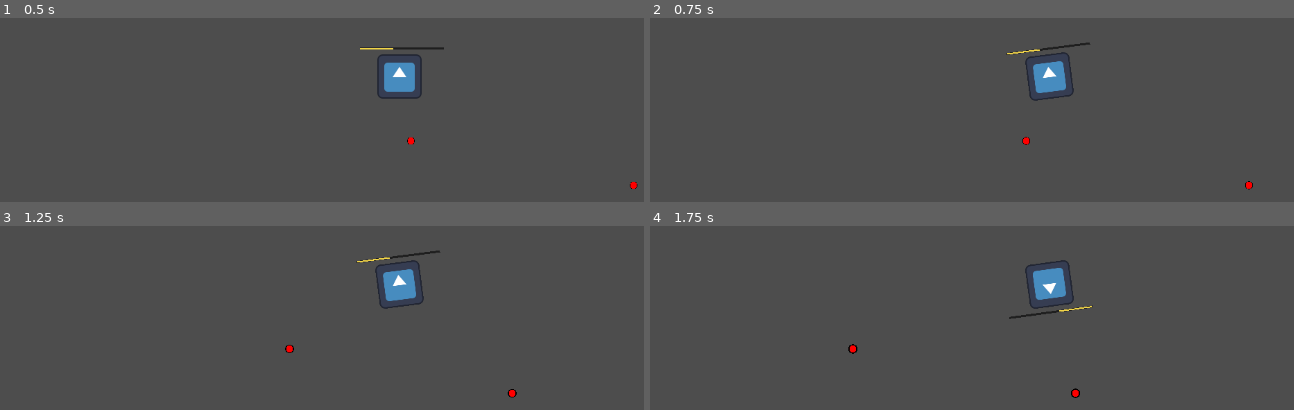
Above: before the commit, frames 1-4 (two rows, left to right).
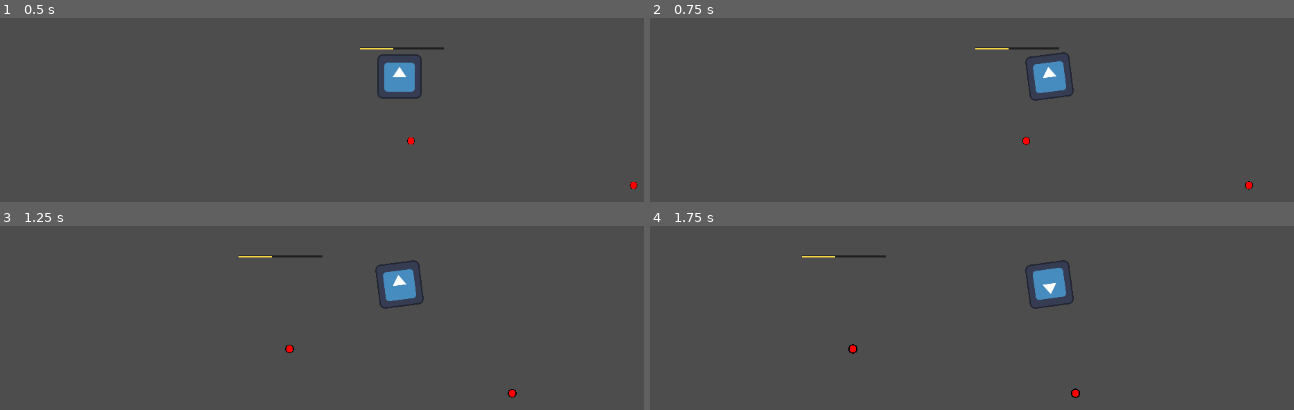
Above: after the commit, the same moments.

Repository: Danco21/Pirate-Software-Game-Jam-2024
Game: Godot game, scene res://World1.tscn
The game is run twice, just before and just after one commit, with the same random seed, the same clock (stepped at 60 frames per second) and the same inputs. This scene is started directly instead of the project's main scene. The engine's default icon, where the game draws it, is replaced by a stand-in: a white triangle on a blue panel in a dark square.
Inputs (mouse positions are in pixels of both pictures, inside the frame that each line leads up to):
- Up to frame 1 (0.5 s): no input
- Up to frame 2 (0.75 s): tap Enter (ui_accept) at 0.5 s; move the mouse to (1223, 54) at 0.52 s; hold Right (ui_right) from 0.53 s (still down)
- Up to frame 3 (1.25 s): keep holding Right (ui_right); tap Enter (ui_accept) at 0.77 s
- Up to frame 4 (1.75 s): keep holding Right (ui_right); move the mouse to (888, 306) at 1.27 s; tap Enter (ui_accept) at 1.52 s

Frame 1 is identical in both runs. In frame 2, 0.3% of the frame differs, in the area x 50-69%, y 13-21%; in frame 3, 0.3%, in the area x 36-69%, y 13-21%; in frame 4, 0.3%.

Commit message:
Node Changes 2D + Progress Bar

Diff:
--- a/PlayerMovement.tscn
+++ b/PlayerMovement.tscn
@@ -35,7 +35,7 @@
 zoom = Vector2(0.5, 0.5)
 position_smoothing_speed = 2.0
 
-[node name="ProgressBar" type="ProgressBar" parent="CharacterBody2D"]
+[node name="ProgressBar" type="ProgressBar" parent="."]
 z_index = 1
 offset_left = -113.0
 offset_top = -82.0
--- a/ProgressBar.gd
+++ b/ProgressBar.gd
@@ -1,5 +1,6 @@
 extends ProgressBar
 
+@onready var player = $"../Sprite2D"
 
 # Called when the node enters the scene tree for the first time.
 func _ready():
--- a/node_2d.tscn
+++ b/node_2d.tscn
@@ -15,4 +15,12 @@
 one_way_collision_margin = 0.0
 debug_color = Color(0.690196, 0.117647, 0.290196, 1)
 
+[node name="Area2D2" type="Area2D" parent="." groups=["signal"]]
+
+[node name="CollisionShape2D" type="CollisionShape2D" parent="Area2D2"]
+shape = SubResource("CircleShape2D_ci733")
+one_way_collision_margin = 0.0
+debug_color = Color(0.690196, 0.117647, 0.290196, 1)
+
 [connection signal="area_entered" from="Area2D" to="." method="_on_area_2d_area_entered"]
+[connection signal="area_entered" from="Area2D2" to="." method="_on_area_2d_area_entered"]
